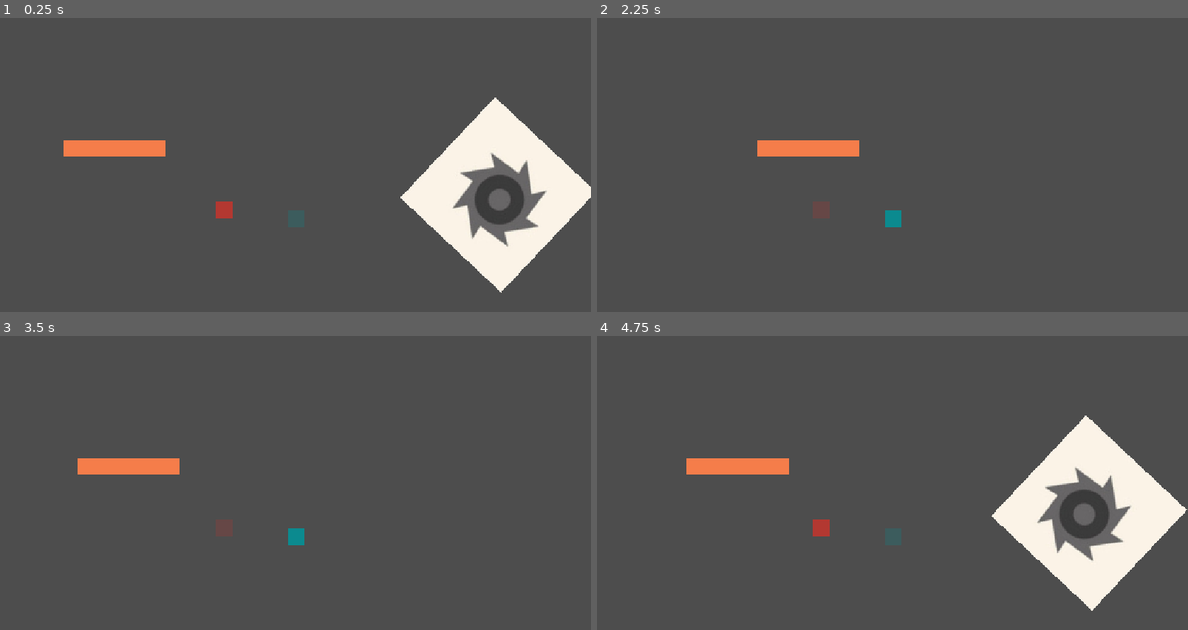
Above: before the commit, frames 1-4 (two rows, left to right).
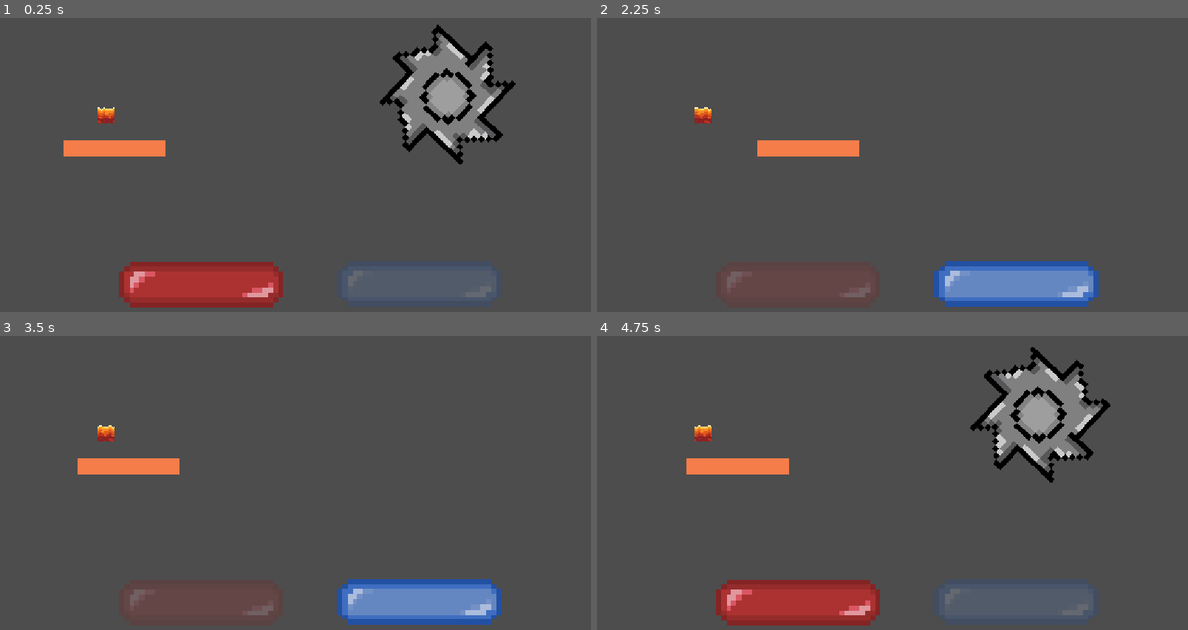
Above: after the commit, the same moments.

Repository: RishitJain-dev/PogoPheus
Game: Godot game, scene res://node_2d.tscn
Two runs of this game, one before a commit and one after it. Both use one fixed random seed, a clock stepped at 60 frames per second and the inputs below.
Inputs:
- Up to frame 1 (0.25 s): no input
- Up to frame 2 (2.25 s): hold D 0.53-2.03 s; tap Space at 0.77, 1.52 s; hold A from 2.03 s (still down)
- Up to frame 3 (3.5 s): release A at 2.78 s; hold D from 2.78 s (still down); tap Space at 3.02 s
- Up to frame 4 (4.75 s): tap Space at 3.77, 4.52 s; release D at 4.28 s; hold A from 4.28 s (still down)

The runs differ from the first frame. In frame 1, 22% of the frame differs, in the area x 16-100%, y 2-99%; in frame 2, 4.9%; in frame 3, 4.9%; in frame 4, 22%.

Commit message:
added sprites

Diff:
--- /dev/null
+++ b/project/nicholas godot project/Lava/animatelava.gd
@@ -0,0 +1,7 @@
+extends AnimatedSprite2D
+
+
+func _ready():
+	frame = randi() % sprite_frames.get_frame_count("default")
+	speed_scale = randf_range(0.8, 1.2)
+	play("default")
--- a/project/nicholas godot project/node_2d.tscn
+++ b/project/nicholas godot project/node_2d.tscn
@@ -1,15 +1,30 @@
 [gd_scene format=3 uid="uid://4pqund3nukl7"]
 
-[ext_resource type="Texture2D" uid="uid://b2s85q4wh4f32" path="res://Screenshot 2026-11-14 105420.png" id="1_0e48y"]
 [ext_resource type="Script" uid="uid://d0ndl3so042ex" path="res://followPathSaw.gd" id="1_epypp"]
 [ext_resource type="Script" uid="uid://b70wgyfag4ppr" path="res://global.gd" id="1_ir8iy"]
 [ext_resource type="Script" uid="uid://bj6oyvnm1bo4l" path="res://rotateSaw.gd" id="2_epypp"]
-[ext_resource type="Texture2D" uid="uid://dkmobmaj0041u" path="res://breakingblockplaceholder.png" id="4_0hol4"]
-[ext_resource type="Script" uid="uid://c3os8x68carn6" path="res://crumbling_block.gd" id="4_q6r6c"]
+[ext_resource type="Texture2D" uid="uid://c44osk5pch85t" path="res://saw.png" id="3_rj586"]
 [ext_resource type="Script" uid="uid://xwb85wiaihi3" path="res://movingplatform.gd" id="6_d21ai"]
 [ext_resource type="Texture2D" uid="uid://cerhxciyvlbun" path="res://moving.png" id="6_kdubu"]
-[ext_resource type="Texture2D" uid="uid://rhavvwcgvkqu" path="res://red.png" id="9_hqns4"]
-[ext_resource type="Texture2D" uid="uid://k5iuwc6fhwqx" path="res://blue.png" id="10_x0ka3"]
+[ext_resource type="Texture2D" uid="uid://0t4bvnbeedo0" path="res://Cycle blocks/red-blocks.png" id="7_4d7sh"]
+[ext_resource type="Texture2D" uid="uid://cgj05cjbkipqw" path="res://Cycle blocks/blue-blocks.png" id="8_ir8iy"]
+[ext_resource type="Texture2D" uid="uid://dce8ovplyj11b" path="res://Lava/frames/frame_00.png" id="9_bjha6"]
+[ext_resource type="Texture2D" uid="uid://cadfatn7m7nhb" path="res://Lava/frames/frame_01.png" id="10_gt76g"]
+[ext_resource type="Texture2D" uid="uid://b6prk4r4wquyy" path="res://Lava/frames/frame_02.png" id="11_1fr6y"]
+[ext_resource type="Texture2D" uid="uid://b5hd4angll042" path="res://Lava/frames/frame_03.png" id="12_2hxjc"]
+[ext_resource type="Texture2D" uid="uid://dxxn6vgod06tp" path="res://Lava/frames/frame_04.png" id="13_ebxd8"]
+[ext_resource type="Texture2D" uid="uid://brksu5n3i2wpm" path="res://Lava/frames/frame_05.png" id="14_2u7jv"]
+[ext_resource type="Texture2D" uid="uid://8bpuxl6en2u7" path="res://Lava/frames/frame_06.png" id="15_24dk6"]
+[ext_resource type="Texture2D" uid="uid://dyqcyxb5rct0l" path="res://Lava/frames/frame_07.png" id="16_mryly"]
+[ext_resource type="Texture2D" uid="uid://bdht3uavbtbjr" path="res://Lava/frames/frame_08.png" id="17_kq1c5"]
+[ext_resource type="Texture2D" uid="uid://d1e7dn4bvlq4t" path="res://Lava/frames/frame_09.png" id="18_ornx7"]
+[ext_resource type="Texture2D" uid="uid://cs0iot2vtr4lk" path="res://Lava/frames/frame_10.png" id="19_cnnru"]
+[ext_resource type="Texture2D" uid="uid://bin0lsu6r45hg" path="res://Lava/frames/frame_11.png" id="20_540hr"]
+[ext_resource type="Texture2D" uid="uid://cdpu5mbnobq1q" path="res://Lava/frames/frame_12.png" id="21_6ip5v"]
+[ext_resource type="Script" uid="uid://c851csvfobqsy" path="res://Lava/animatelava.gd" id="21_7vxoj"]
+[ext_resource type="Texture2D" uid="uid://jvlicojmbkpp" path="res://Lava/frames/frame_13.png" id="22_q5dlx"]
+[ext_resource type="Texture2D" uid="uid://xlgruuuyjwwr" path="res://Lava/frames/frame_14.png" id="23_c4wnb"]
+[ext_resource type="Texture2D" uid="uid://iedcpwm1es2u" path="res://Lava/frames/frame_15.png" id="24_7plk7"]
 
 [sub_resource type="Curve2D" id="Curve2D_0hol4"]
 _data = {
@@ -17,14 +32,64 @@
 }
 point_count = 3
 
-[sub_resource type="RectangleShape2D" id="RectangleShape2D_ymuj7"]
-size = Vector2(72.80249, 66.14075)
+[sub_resource type="RectangleShape2D" id="RectangleShape2D_7mid1"]
+size = Vector2(197.5, 28.5)
 
-[sub_resource type="RectangleShape2D" id="RectangleShape2D_wrt8v"]
-size = Vector2(72.48978, 5.5644073)
-
-[sub_resource type="RectangleShape2D" id="RectangleShape2D_7mid1"]
-size = Vector2(205, 33)
+[sub_resource type="SpriteFrames" id="SpriteFrames_ei405"]
+animations = [{
+"frames": [{
+"duration": 1.0,
+"texture": ExtResource("9_bjha6")
+}, {
+"duration": 1.0,
+"texture": ExtResource("10_gt76g")
+}, {
+"duration": 1.0,
+"texture": ExtResource("11_1fr6y")
+}, {
+"duration": 1.0,
+"texture": ExtResource("12_2hxjc")
+}, {
+"duration": 1.0,
+"texture": ExtResource("13_ebxd8")
+}, {
+"duration": 1.0,
+"texture": ExtResource("14_2u7jv")
+}, {
+"duration": 1.0,
+"texture": ExtResource("15_24dk6")
+}, {
+"duration": 1.0,
+"texture": ExtResource("16_mryly")
+}, {
+"duration": 1.0,
+"texture": ExtResource("17_kq1c5")
+}, {
+"duration": 1.0,
+"texture": ExtResource("18_ornx7")
+}, {
+"duration": 1.0,
+"texture": ExtResource("19_cnnru")
+}, {
+"duration": 1.0,
+"texture": ExtResource("20_540hr")
+}, {
+"duration": 1.0,
+"texture": ExtResource("21_6ip5v")
+}, {
+"duration": 1.0,
+"texture": ExtResource("22_q5dlx")
+}, {
+"duration": 1.0,
+"texture": ExtResource("23_c4wnb")
+}, {
+"duration": 1.0,
+"texture": ExtResource("24_7plk7")
+}],
+"loop": 1,
+"name": &"default",
+"speed": 16.0
+}]
 
 [node name="Node2D" type="Node2D" unique_id=1213835390 node_paths=PackedStringArray("timer", "switch")]
 script = ExtResource("1_ir8iy")
@@ -44,38 +109,10 @@
 script = ExtResource("1_epypp")
 
 [node name="SawSprite" type="Sprite2D" parent="Saw/SawFollow" unique_id=609883292]
-position = Vector2(-9, 1)
-texture = ExtResource("1_0e48y")
+position = Vector2(-101.72429, -193.6508)
+scale = Vector2(10, 10)
+texture = ExtResource("3_rj586")
 script = ExtResource("2_epypp")
-
-[node name="CrumblingBlock" type="StaticBody2D" parent="." unique_id=102544462]
-visible = false
-position = Vector2(883.53723, 392.77368)
-rotation = -0.030083515
-script = ExtResource("4_q6r6c")
-
-[node name="Sprite2D" type="Sprite2D" parent="CrumblingBlock" unique_id=2126571320]
-position = Vector2(-397.55154, -38.749165)
-rotation = 0.034906585
-scale = Vector2(4.351148, 4.2398577)
-texture = ExtResource("4_0hol4")
-
-[node name="CollisionShape2D" type="CollisionShape2D" parent="CrumblingBlock" unique_id=793689026]
-position = Vector2(-393.64362, -35.6302)
-rotation = 0.02617994
-scale = Vector2(2, 2)
-shape = SubResource("RectangleShape2D_ymuj7")
-
-[node name="DetectArea" type="Area2D" parent="CrumblingBlock" unique_id=1875048840]
-position = Vector2(-1264.9971, -126.32056)
-rotation = 0.026179941
-scale = Vector2(2, 2)
-
-[node name="CollisionShape2D" type="CollisionShape2D" parent="CrumblingBlock/DetectArea" unique_id=264692596]
-position = Vector2(436.78027, 3.717987)
-shape = SubResource("RectangleShape2D_wrt8v")
-
-[node name="Sprite2D" type="Sprite2D" parent="." unique_id=48442263]
 
 [node name="AnimatableBody2D" type="AnimatableBody2D" parent="." unique_id=1933007173]
 position = Vector2(203, 299)
@@ -86,7 +123,7 @@
 texture = ExtResource("6_kdubu")
 
 [node name="CollisionShape2D" type="CollisionShape2D" parent="AnimatableBody2D" unique_id=335214326]
-position = Vector2(18, 1)
+position = Vector2(21.75, 3.25)
 shape = SubResource("RectangleShape2D_7mid1")
 
 [node name="Timer" type="Timer" parent="." unique_id=417559432]
@@ -102,15 +139,31 @@
 [node name="CollisionShape2D" type="CollisionShape2D" parent="Timer/RedBlock" unique_id=1729649674]
 
 [node name="Red" type="Sprite2D" parent="Timer/RedBlock" unique_id=1934927423]
-position = Vector2(437, 420)
-texture = ExtResource("9_hqns4")
+position = Vector2(392, 571)
+scale = Vector2(10, 10)
+texture = ExtResource("7_4d7sh")
+
+[node name="Red2" type="Sprite2D" parent="Timer/RedBlock" unique_id=165513107]
+position = Vector2(354, 731.00006)
+scale = Vector2(10, 10)
+texture = ExtResource("7_4d7sh")
 
 [node name="BlueBlock" type="StaticBody2D" parent="Timer" unique_id=785383824 groups=["blue_blocks"]]
 
 [node name="CollisionShape2D" type="CollisionShape2D" parent="Timer/BlueBlock" unique_id=210741954]
 
 [node name="Blue" type="Sprite2D" parent="Timer/BlueBlock" unique_id=1518964241]
-position = Vector2(577, 437)
-texture = ExtResource("10_x0ka3")
+position = Vector2(817.00006, 569)
+scale = Vector2(10, 10)
+texture = ExtResource("8_ir8iy")
 
-[connection signal="body_entered" from="CrumblingBlock/DetectArea" to="CrumblingBlock" method="_on_detect_area_body_entered"]
+[node name="Blue2" type="Sprite2D" parent="Timer/BlueBlock" unique_id=16151873]
+position = Vector2(784.00006, 755.00006)
+scale = Vector2(10, 10)
+texture = ExtResource("8_ir8iy")
+
+[node name="AnimatedSprite2D" type="AnimatedSprite2D" parent="." unique_id=1355141405]
+position = Vector2(207, 235)
+sprite_frames = SubResource("SpriteFrames_ei405")
+frame_progress = 0.52423096
+script = ExtResource("21_7vxoj")
--- a/project/nicholas godot project/project.godot
+++ b/project/nicholas godot project/project.godot
@@ -26,6 +26,7 @@
 
 [rendering]
 
+textures/canvas_textures/default_texture_filter=0
 rendering_device/driver.windows="d3d12"
 renderer/rendering_method="gl_compatibility"
 renderer/rendering_method.mobile="gl_compatibility"
Binary file added: project/nicholas godot project/Cycle blocks/blue-blocks.png
Not shown, added: project/nicholas godot project/Cycle blocks/blue-blocks.png.import
Renamed: project/nicholas godot project/cyclingBlock.gd -> project/nicholas godot project/Cycle blocks/cyclingBlock.gd
Renamed: project/nicholas godot project/cyclingBlock.gd.uid -> project/nicholas godot project/Cycle blocks/cyclingBlock.gd.uid
Binary file added: project/nicholas godot project/Cycle blocks/red-blocks.png
Not shown, added: project/nicholas godot project/Cycle blocks/red-blocks.png.import
Not shown, added: project/nicholas godot project/Lava/animatelava.gd.uid
Binary file added: project/nicholas godot project/Lava/frames/frame_00.png
Not shown, added: project/nicholas godot project/Lava/frames/frame_00.png.import
Binary file added: project/nicholas godot project/Lava/frames/frame_01.png
Not shown, added: project/nicholas godot project/Lava/frames/frame_01.png.import
Binary file added: project/nicholas godot project/Lava/frames/frame_02.png
(and 38 more such lines)
